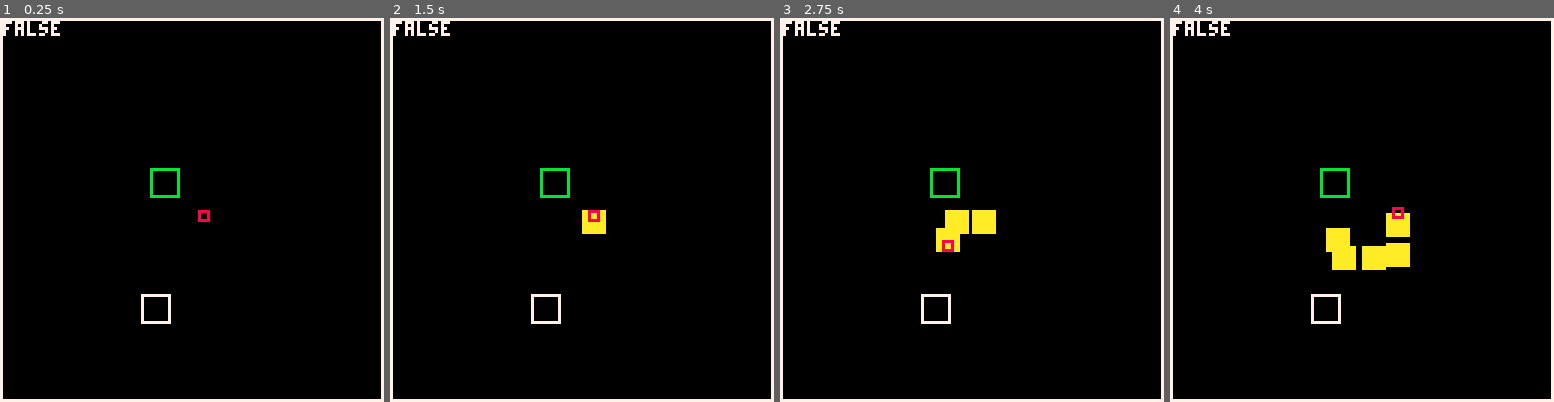
Above: before the commit, frames 1-4 (left to right).
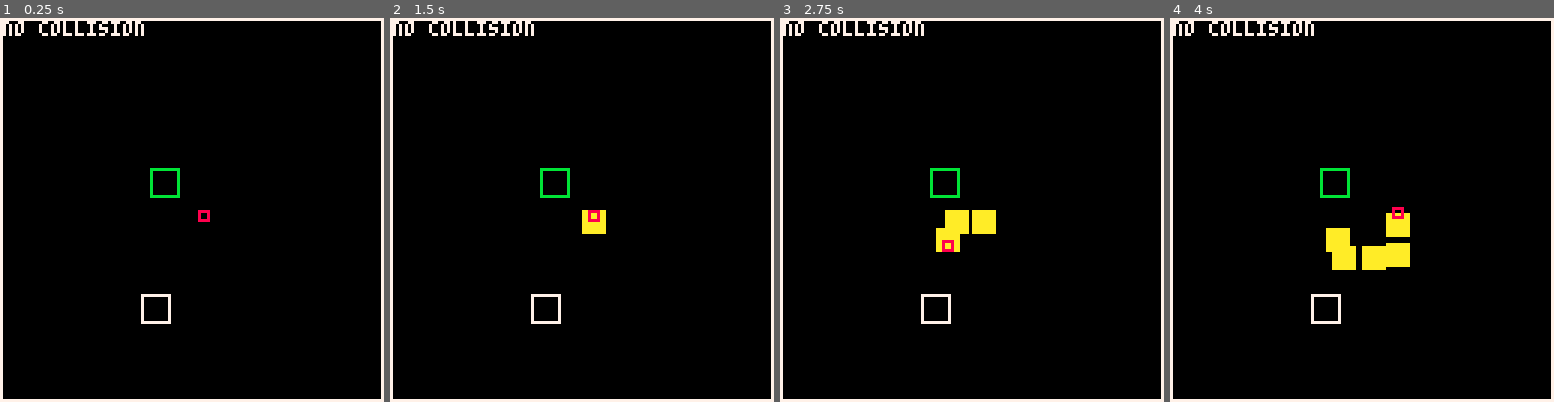
Above: after the commit, the same moments.

Repository: shen-sat/qix
Game: PICO-8 cartridge qix.p8
The game is run twice, just before and just after one commit, with the same random seed, the same clock (stepped at 60 frames per second) and the same inputs.
Inputs:
- Up to frame 1 (0.25 s): no input
- Up to frame 2 (1.5 s): no input
- Up to frame 3 (2.75 s): hold Left 1.97-2.37 s; hold Down from 2.42 s (still down)
- Up to frame 4 (4 s): release Down at 2.82 s; hold Right 2.87-3.53 s; hold Up from 3.58 s (still down)

The runs differ from the first frame. In frame 1, 0.5% of the frame differs, in the area x 1-38%, y 0-5%; in frame 2, 0.5%; in frame 3, 0.5%; in frame 4, 0.5%.

Commit message:
Super rough implmentation for all hitboxes

Diff:
--- a/qix.p8
+++ b/qix.p8
@@ -102,10 +102,40 @@
    x = qix.x + 2,
    y = qix.y,
    width = 4,
+   height = qix.height/2
+  }
+  local bottom_hitbox = {
+   x = qix.x + 2,
+   y = qix.y + qix.height/2,
+   width = 4,
+   height = qix.height/2
+  }
+  local right_hitbox = {
+   x = qix.x + qix.width/2,
+   y = qix.y + 2,
+   width = qix.width/2,
+   height = 4
+  }
+  local left_hitbox = {
+   x = qix.x,
+   y = qix.y + 2,
+   width = qix.width/2,
    height = 4
   }
 
-  collided = check_overlap(top_hitbox, block)
+  if check_overlap(top_hitbox, block) then
+   collided = 'top'
+  elseif check_overlap(bottom_hitbox, block) then
+   collided = 'bottom'
+  elseif check_overlap(right_hitbox, block) then
+   collided = 'right'
+  elseif check_overlap(left_hitbox, block) then
+   collided = 'left'
+  else
+   collided = 'no collision'
+  end
+
+  -- collided = check_overlap(top_hitbox, block)
 end
 
 function level_draw()
